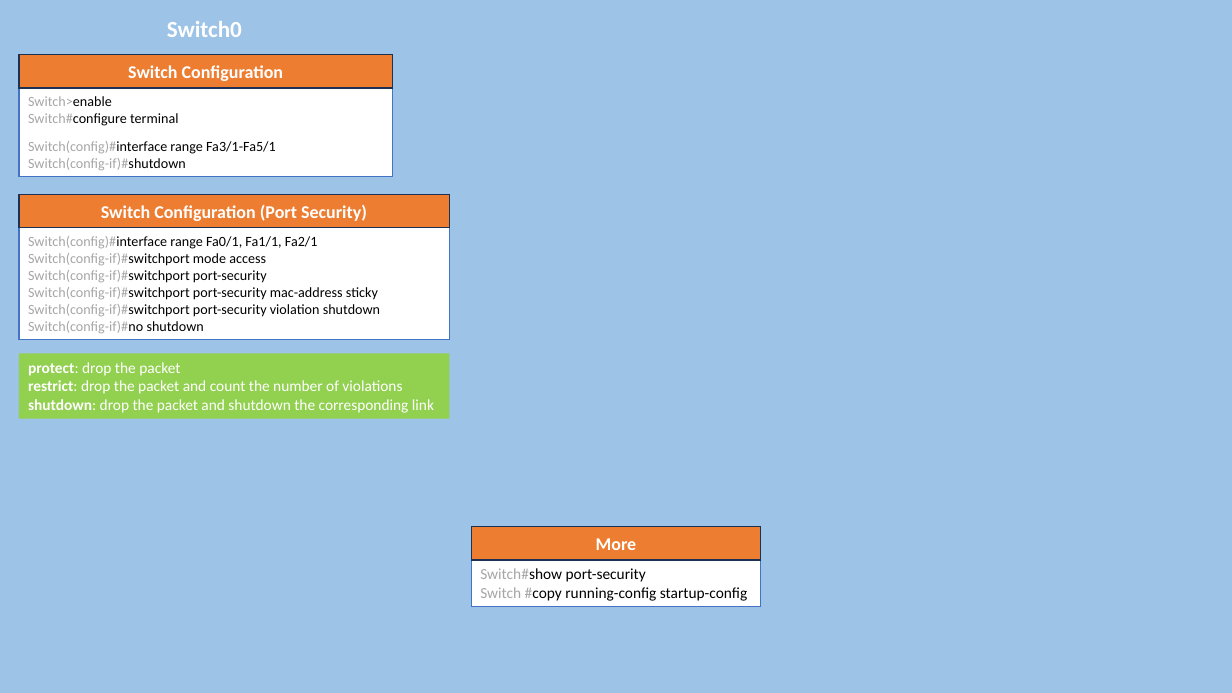
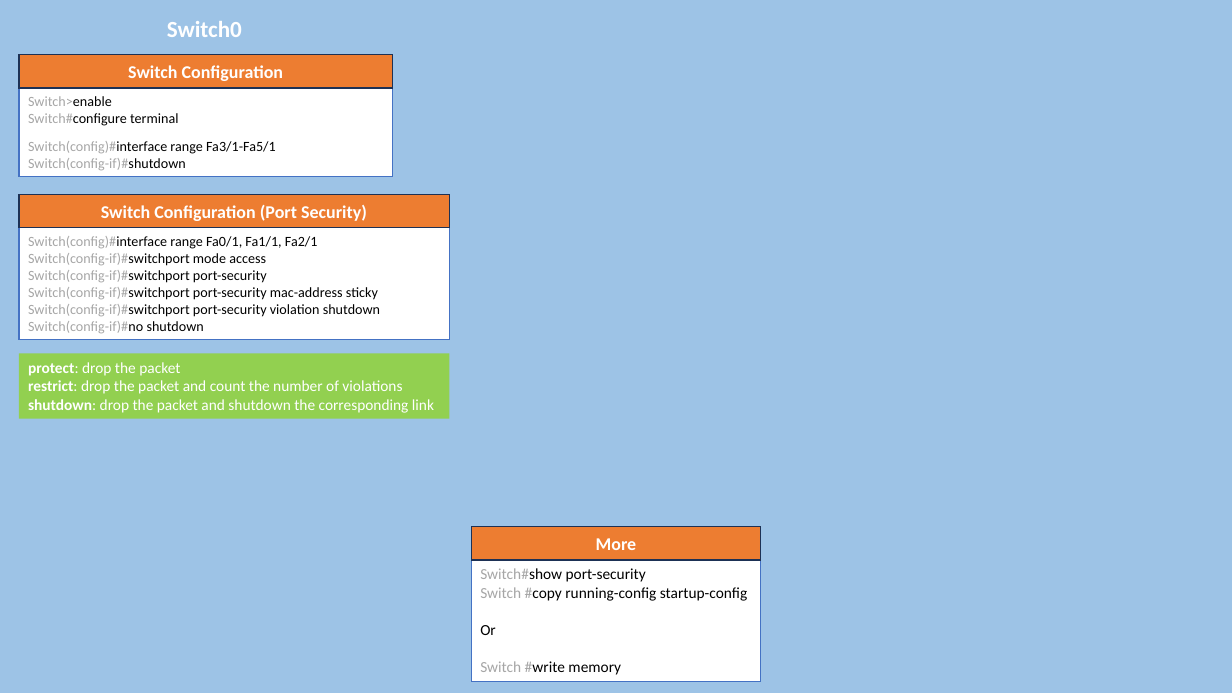
Before and after one commit to AntorPi314/MySave, a slide deck: slide 22 of Lab/Networking Lab/Final Assignment/Networking Lab (Final).pptx. Drawn at 1232x693 pixels with LibreOffice and Linux fonts; fonts in the diff are those of the drawing. Boxes give left, top, right and bottom in pixels: in the first picture for what was removed or moved away, otherwise in the second. Text is boxed around its words. In the diff, an @@ line names an element or a change of style, - is before the commit and + after.

```diff
--- a/Lab/Networking Lab/Final Assignment/Networking Lab (Final).pptx
+++ b/Lab/Networking Lab/Final Assignment/Networking Lab (Final).pptx
@@ rectangle "Switch#show port-security": place and size @@
-rectangle "Switch#show port-security" at bbox=[471, 560, 761, 606]
+rectangle "Switch#show port-security" at bbox=[471, 560, 761, 681]
@@ text in rectangle at bbox=[480, 625, 621, 675]: paragraphs added @@
+Or
+Switch #write memory
```
Also in this commit, not shown: 4 other slides changed, 3 slides added, 3 slides removed, 3 other files.
